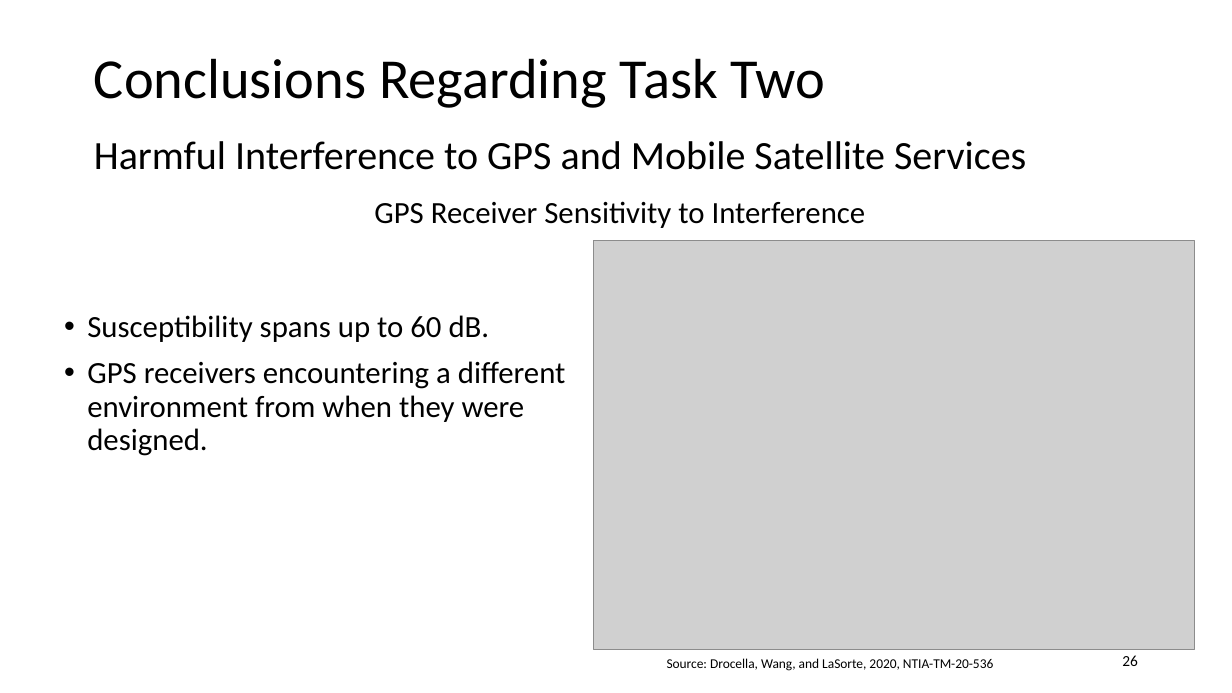
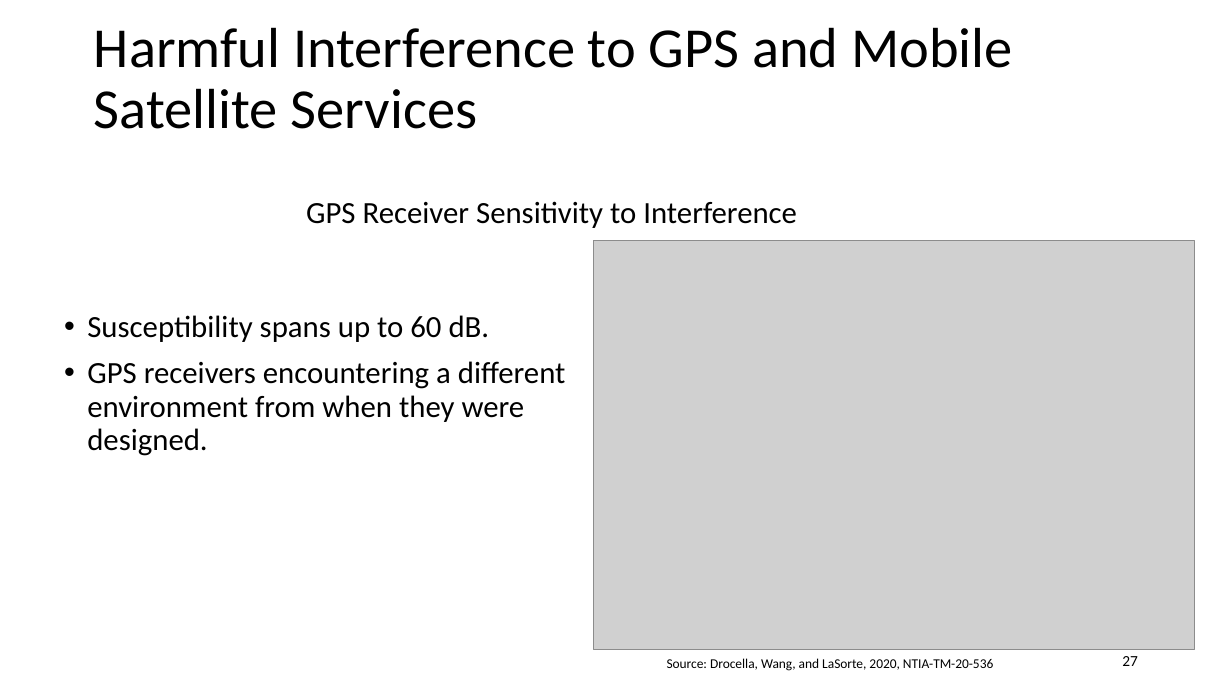
Before and after one commit to jlmucb/class_notes, a slide deck: slide 27 of science/GPSslides.pptx (slide 26 before the commit). Drawn at 1232x693 pixels with LibreOffice and Linux fonts; fonts in the diff are those of the drawing; grey boxes stand for pictures. Boxes give left, top, right and bottom in pixels: in the first picture for what was removed or moved away, otherwise in the second. Text is boxed around its words. In the diff, an @@ line names an element or a change of style, - is before the commit and + after.

```diff
--- a/science/GPSslides.pptx
+++ b/science/GPSslides.pptx
@@ title at bbox=[94, 27, 1013, 129]: text changed @@
-Conclusions Regarding Task Two
+Harmful Interference to GPS and Mobile Satellite Services
@@ text removed at bbox=[94, 141, 1026, 170] @@
-Harmful Interference to GPS and Mobile Satellite Services
@@ text "GPS Receiver Sensitivity to Interference": place and size @@
-text "GPS Receiver Sensitivity to Interference" at bbox=[374, 201, 866, 228]
+text "GPS Receiver Sensitivity to Interference" at bbox=[306, 201, 797, 228]
@@ page number at bbox=[1122, 656, 1138, 666]: text changed @@
-26
+27
```
Also in this commit, not shown: 13 other slides changed, 2 slides added, 2 slides removed, 1 other file.
